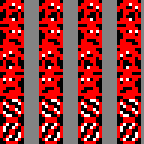
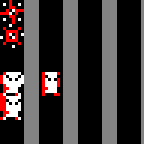
The second 144px x 144px image is a revision of the first. Changes to its layers:
added layer "Capa 2 #1" above "Capa 2" over [0, 0, 141, 144]
hid "Capa 2" over [0, 0, 141, 144]
